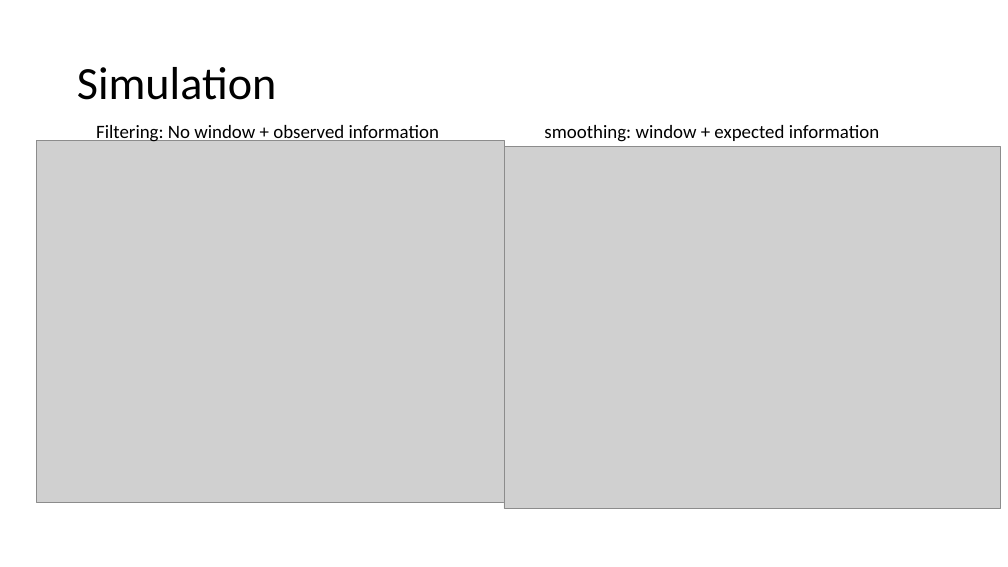
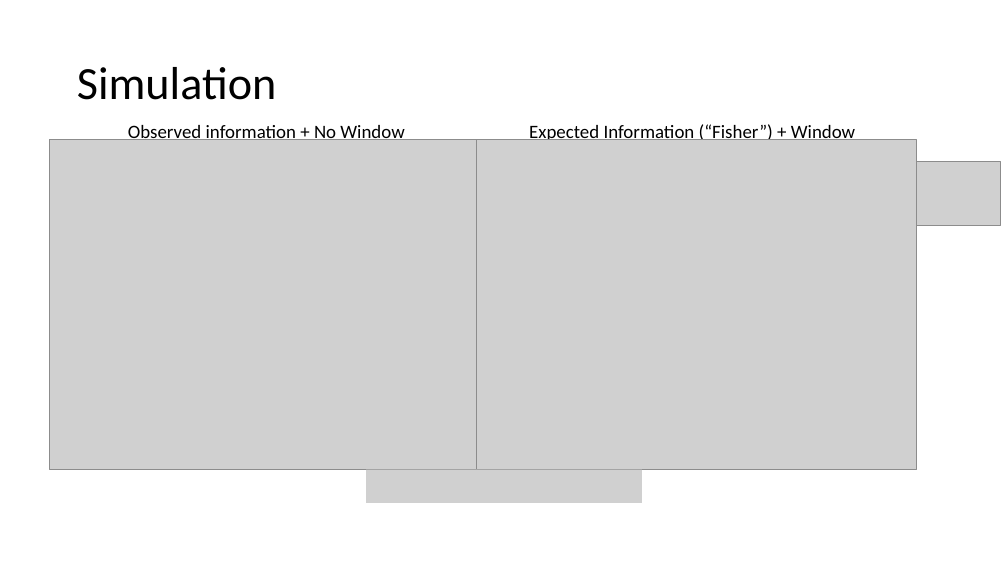
Before and after one commit to weigcdsb/COM_POISSON, a slide deck: slide 6 of documents/JSM_2021/4min_version.pptx (slide 5 before the commit). Drawn at 1008x567 pixels with LibreOffice and Linux fonts; fonts in the diff are those of the drawing; grey boxes stand for pictures. Boxes give left, top, right and bottom in pixels: in the first picture for what was removed or moved away, otherwise in the second. Text is boxed around its words. In the diff, an @@ line names an element or a change of style, - is before the commit and + after.

```diff
--- a/documents/JSM_2021/4min_version.pptx
+++ b/documents/JSM_2021/4min_version.pptx
@@ picture: place and size @@
-picture at bbox=[36, 140, 504, 502]
+picture at bbox=[50, 140, 490, 470]
@@ text at bbox=[128, 123, 404, 140]: text changed @@
-Filtering: No window + observed information
+Observed information + No Window
@@ picture added at bbox=[476, 140, 917, 470] @@
@@ text at bbox=[529, 123, 855, 140]: text changed @@
-smoothing: window + expected information
+Expected Information (“Fisher”) + Window
@@ picture: place and size @@
-picture at bbox=[504, 147, 1000, 509]
+picture at bbox=[877, 161, 1000, 225]
@@ picture added at bbox=[366, 470, 642, 503] @@
```
Also in this commit, not shown: 1 other slide changed, 3 slides added, 2 slides removed, 2 other files.
